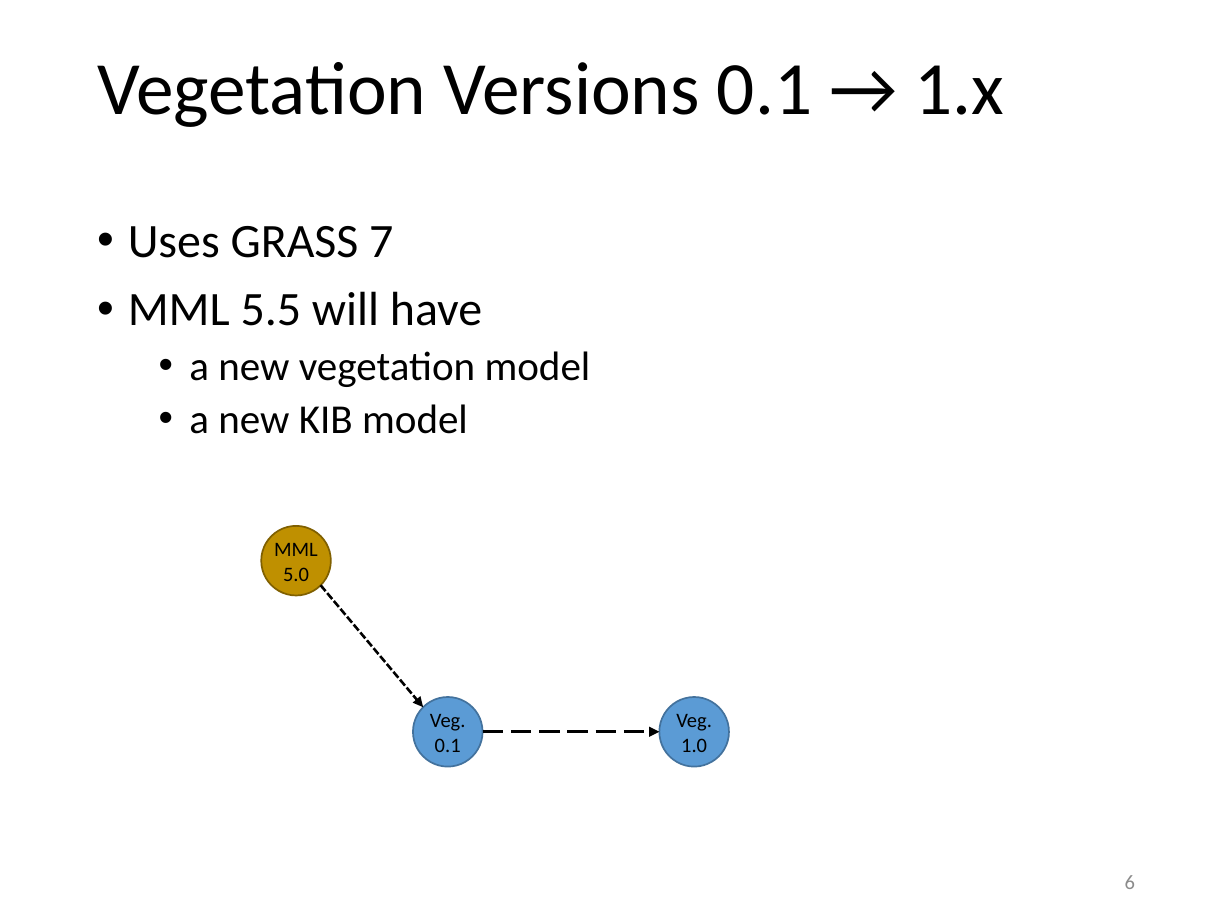
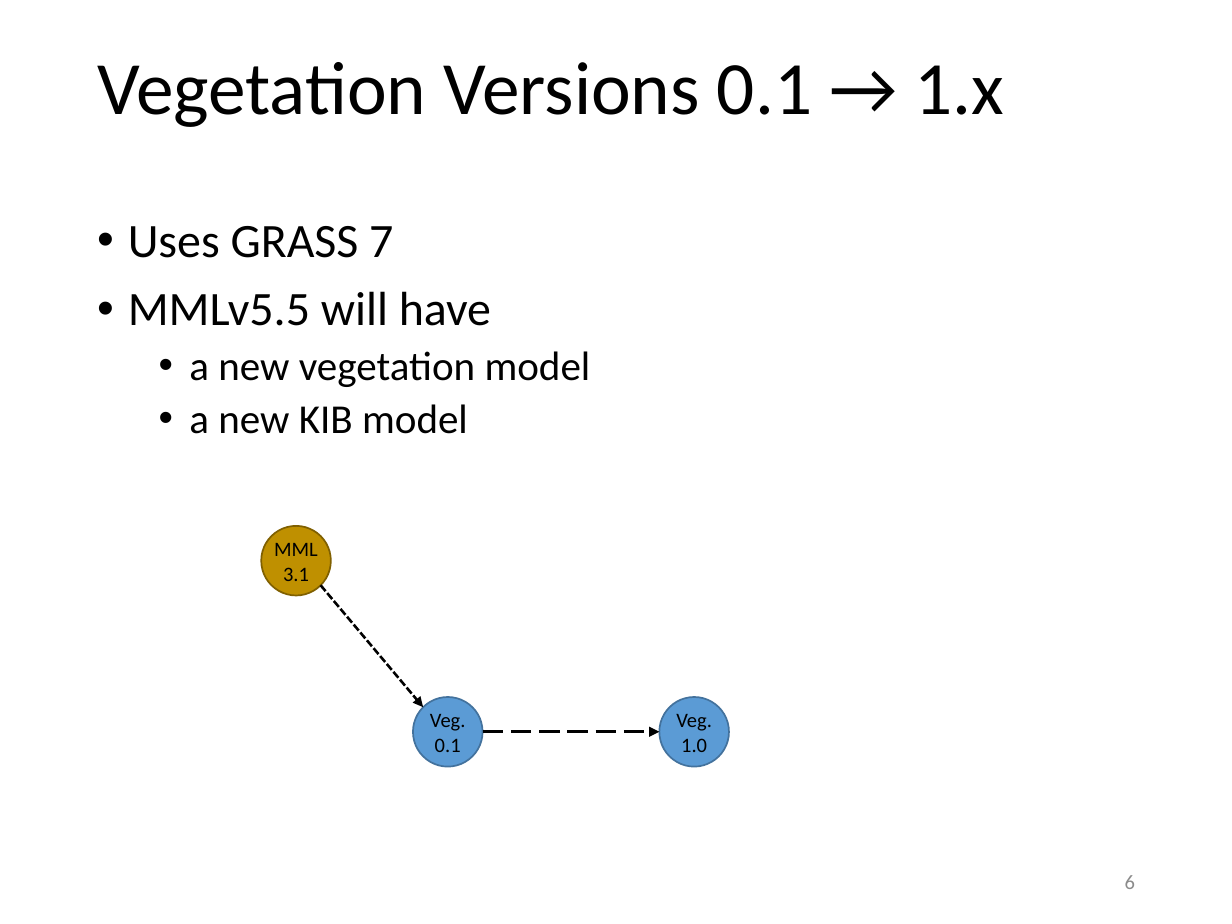
Before and after one commit to waboyd/MMLVersionChart, a slide deck: slide 6 of MDH.pptx. Drawn at 1232x924 pixels with LibreOffice and Linux fonts; fonts in the diff are those of the drawing. Boxes give left, top, right and bottom in pixels: in the first picture for what was removed or moved away, otherwise in the second. Text is boxed around its words. In the diff, an @@ line names an element or a change of style, - is before the commit and + after.

```diff
--- a/MDH.pptx
+++ b/MDH.pptx
@@ text at [128,291,491,326]: text changed @@
-• MML 5.5 will have
+• MMLv5.5 will have
@@ text in ellipse at [274,543,318,581]: text changed @@
-MML 5.0
+MML 3.1
```
Also in this commit, not shown: 4 other slides changed.
